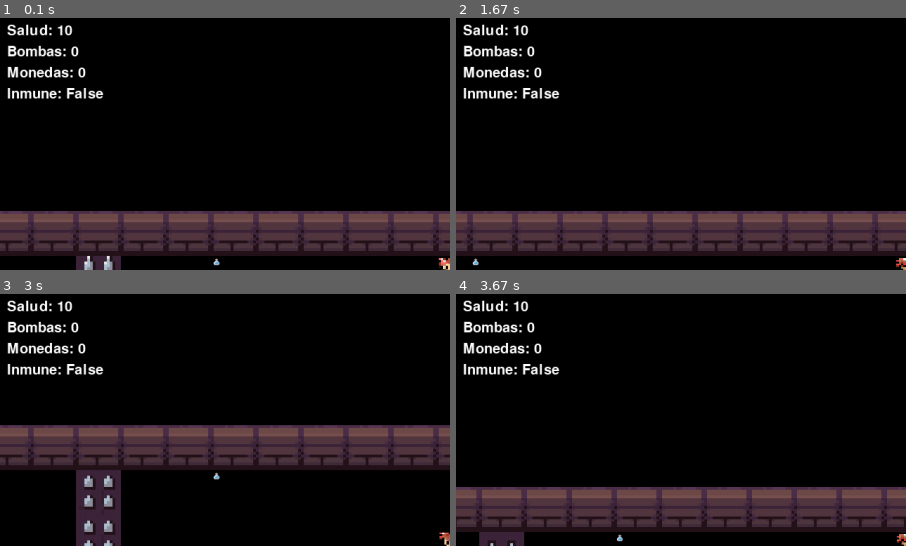
Above: before the commit, frames 1-4 (two rows, left to right).
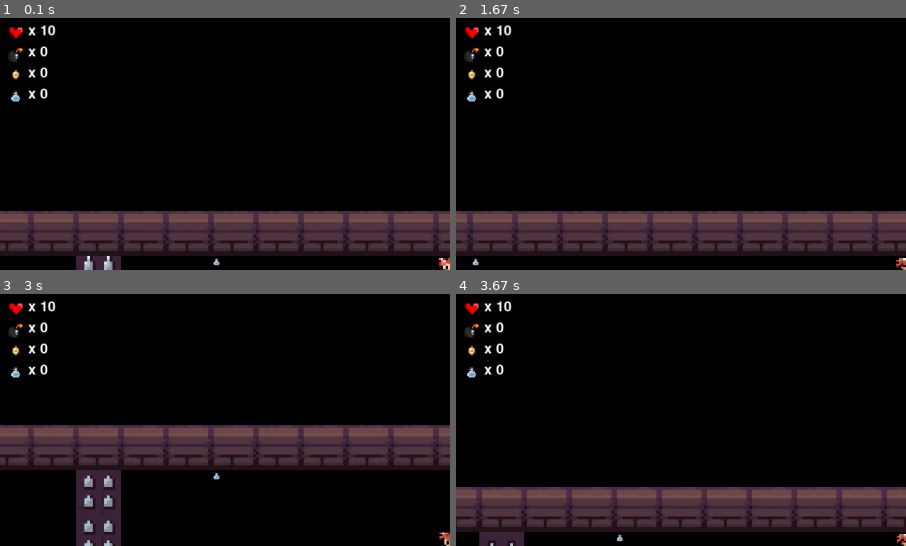
Above: after the commit, the same moments.

Repository: PedroFranchEchaniz/pygame
Game: pygame game, started from game.py
Two runs of this game, one before a commit and one after it. Both use one fixed random seed, a clock stepped at 60 frames per second and the inputs below.
Inputs:
- Up to frame 1 (0.1 s): no input
- Up to frame 2 (1.67 s): hold Right 0.33-0.8 s; hold Up 0.83-1.13 s; hold Right 1.17-1.63 s
- Up to frame 3 (3 s): hold Left 1.67-2.2 s; hold Down 2.23-2.53 s; hold Left 2.57-2.97 s
- Up to frame 4 (3.67 s): hold Up 3-3.37 s; hold Right from 3.4 s (still down)
The pictures show only the part of the screen within x 0-50%, y 0-50%; the shares and areas given below are measured in that part.

The runs differ from the first frame. In frame 1, 2.1% of the frame differs, in the area x 1-24%, y 2-34%; in frame 2, 2.1%; in frame 3, 2.1%; in frame 4, 2.1%.

Commit message:
arreglo ui

Diff:
--- a/level.py
+++ b/level.py
@@ -30,21 +30,40 @@
         self.player_won = False
         self.game_over = False
 
+        self.heart_image = pygame.image.load('assets/heart.png').convert_alpha()
+        self.heart_image = pygame.transform.scale(self.heart_image, (24, 24))
+
+        self.coin_image = pygame.image.load('assets/coin_4.png').convert_alpha()
+        self.coin_image = pygame.transform.scale(self.coin_image, (24, 24))
+
+        self.bomb_image = pygame.image.load('assets/pngwing.com.png').convert_alpha()
+        self.bomb_image = pygame.transform.scale(self.bomb_image, (24, 24))
+
+        self.suit_image = pygame.image.load('assets/flasks_3_4.png').convert_alpha()
+        self.suit_image = pygame.transform.scale(self.suit_image, (24, 24))
 
     def draw_ui(self):
         font = pygame.font.Font(None, 30)
 
-        health_text = font.render(f"Salud: {self.player.health}", True, (255, 255, 255))
-        self.display_surface.blit(health_text, (10, 10))
-
-        bombs_text = font.render(f"Bombas: {self.player.bombs}", True, (255, 255, 255))
-        self.display_surface.blit(bombs_text, (10, 40))
-
-        coins_text = font.render(f"Monedas: {self.player.coins}", True, (255, 255, 255))
-        self.display_surface.blit(coins_text, (10, 70))
-
-        suit_test = font.render(f"Inmune: {self.player.has_suit}", True, (255, 255, 255))
-        self.display_surface.blit(suit_test, (10, 100))
+        # Dibuja el ícono de salud y el texto
+        self.display_surface.blit(self.heart_image, (10, 10))
+        health_text = font.render(f"x {self.player.health}", True, (255, 255, 255))
+        self.display_surface.blit(health_text, (40, 10))
+
+        # Dibuja el ícono de bombas y el texto
+        self.display_surface.blit(self.bomb_image, (10, 40))
+        bombs_text = font.render(f"x {self.player.bombs}", True, (255, 255, 255))
+        self.display_surface.blit(bombs_text, (40, 40))
+
+        # Dibuja el ícono de monedas y el texto
+        self.display_surface.blit(self.coin_image, (10, 70))
+        coins_text = font.render(f"x {self.player.coins}", True, (255, 255, 255))
+        self.display_surface.blit(coins_text, (40, 70))
+
+        # Dibuja el ícono de traje y el texto
+        self.display_surface.blit(self.suit_image, (10, 100))
+        suit_text = font.render(f"x {int(self.player.has_suit)}", True, (255, 255, 255))
+        self.display_surface.blit(suit_text, (40, 100))
 
 
     def read_map_and_objects(self, filename):
@@ -73,7 +92,7 @@
                     Tile((x, y), [self.visible_sprites, self.obstacles_sprites], 'wall_y', self.obstacles_sprites, destructible= False)
                 elif col == 'y':
                     Tile((x, y), [self.visible_sprites, self.obstacles_sprites], 'wall_x', self.obstacles_sprites, destructible= False)
-                elif col == 'z':  # Paredes destructibles
+                elif col == 'z':
                     Tile((x, y), [self.visible_sprites, self.obstacles_sprites], 'wall_breakable', self.obstacles_sprites, destructible=True)
                 elif col == 'w':
                     Tile((x, y), [self.visible_sprites, self.obstacles_sprites], 'magma', self.obstacles_sprites, destructible=False)
Binary file added: assets/heart.png
